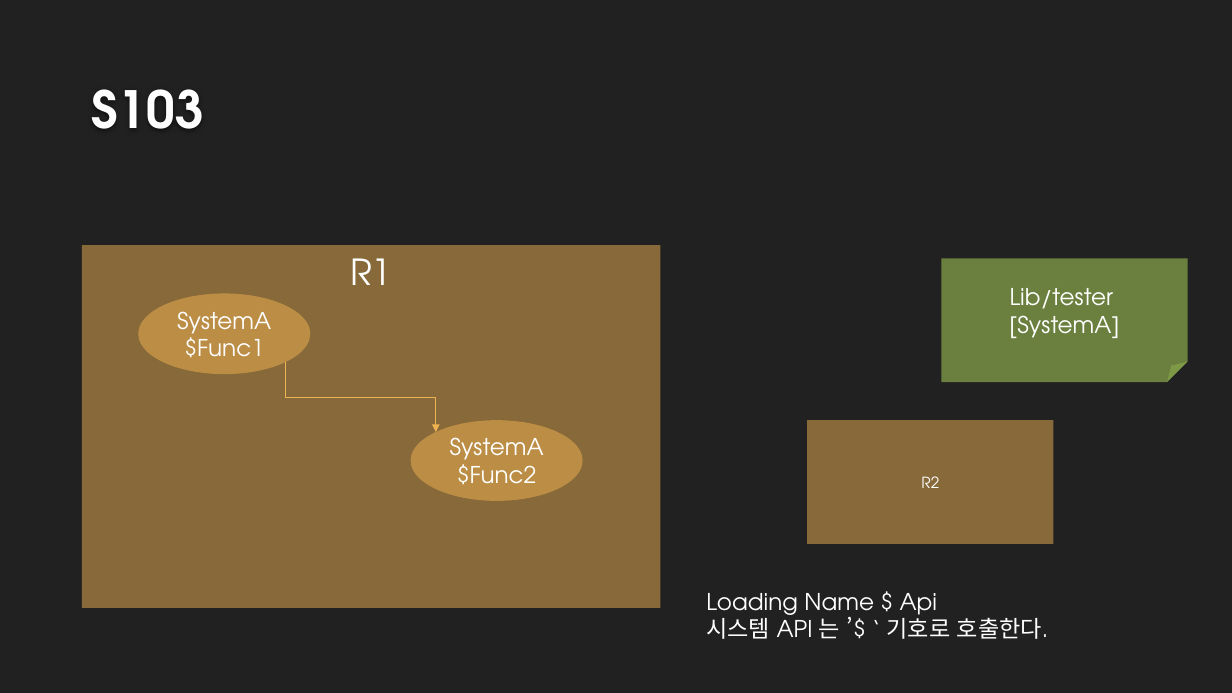
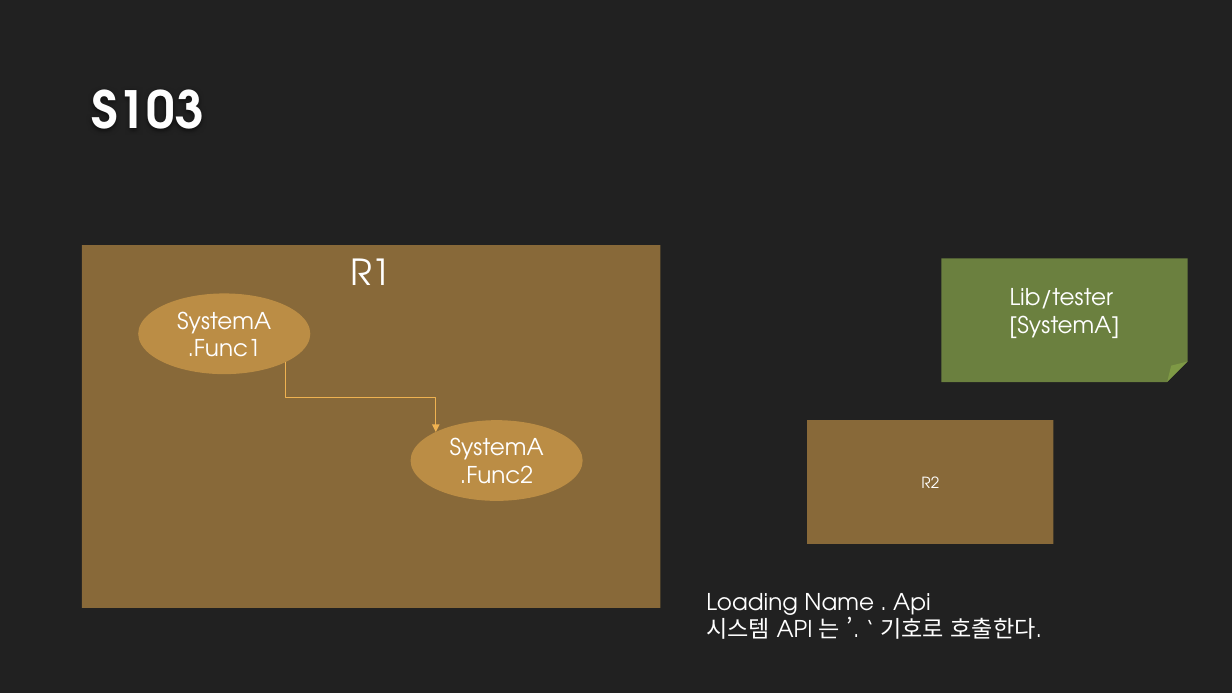
Before and after one commit to DualsoftDev/ds, a slide deck: slide 4 of DsDotNet/src/UnitTest/UnitTest.Model/ImportOfficeExample/ppt/T5_Call.pptx. Drawn at 1232x693 pixels with LibreOffice and Linux fonts; fonts in the diff are those of the drawing; background and template pictures are left out. Boxes give left, top, right and bottom in pixels: in the first picture for what was removed or moved away, otherwise in the second. Text is boxed around its words. In the diff, an @@ line names an element or a change of style, - is before the commit and + after.

```diff
--- a/DsDotNet/src/UnitTest/UnitTest.Model/ImportOfficeExample/ppt/T5_Call.pptx
+++ b/DsDotNet/src/UnitTest/UnitTest.Model/ImportOfficeExample/ppt/T5_Call.pptx
@@ text in ellipse at <box>177,311,271,357</box>: text changed @@
-SystemA $Func1
+SystemA .Func1
@@ text in ellipse at <box>450,437,544,484</box>: text changed @@
-SystemA $Func2
+SystemA .Func2
@@ text at <box>706,593,1042,639</box>: text changed @@
-Loading Name $ Api
-시스템 API 는 ’$ ‘ 기호로 호출한다.
+Loading Name . Api
+시스템 API 는 ’. ‘ 기호로 호출한다.
```
Also in this commit, not shown: 2 other slides changed, 8 other files.
